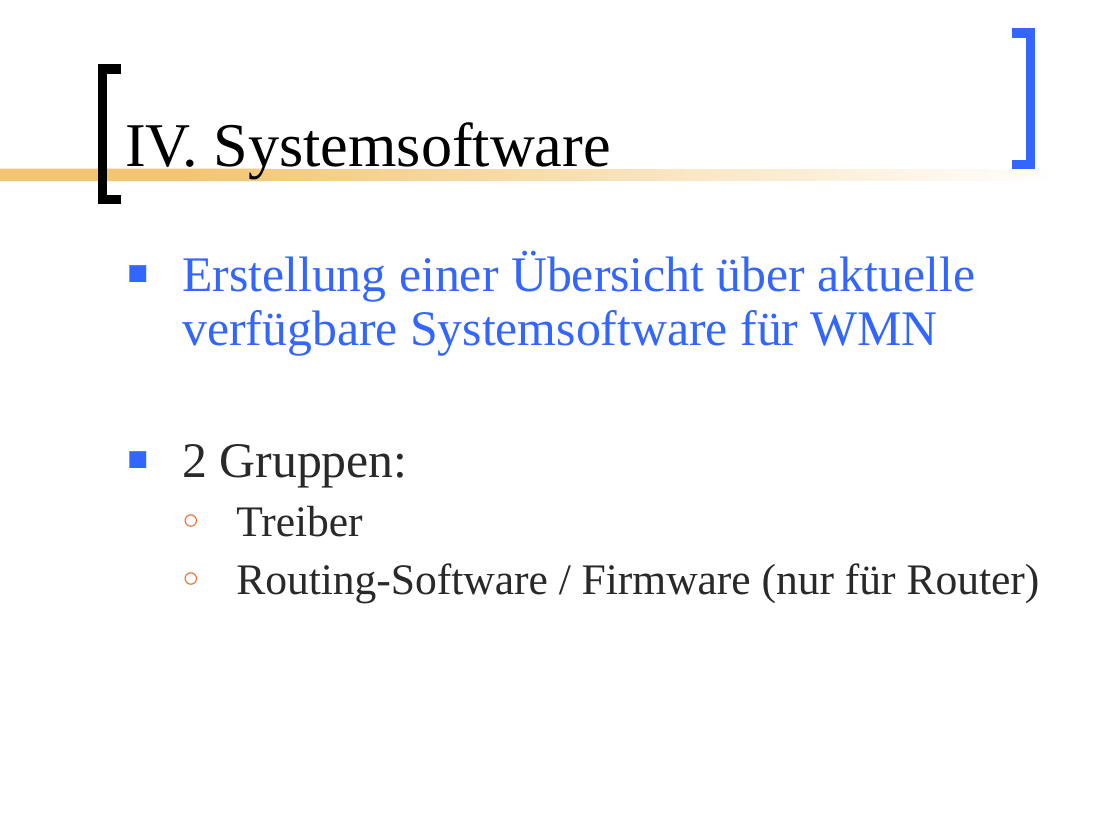
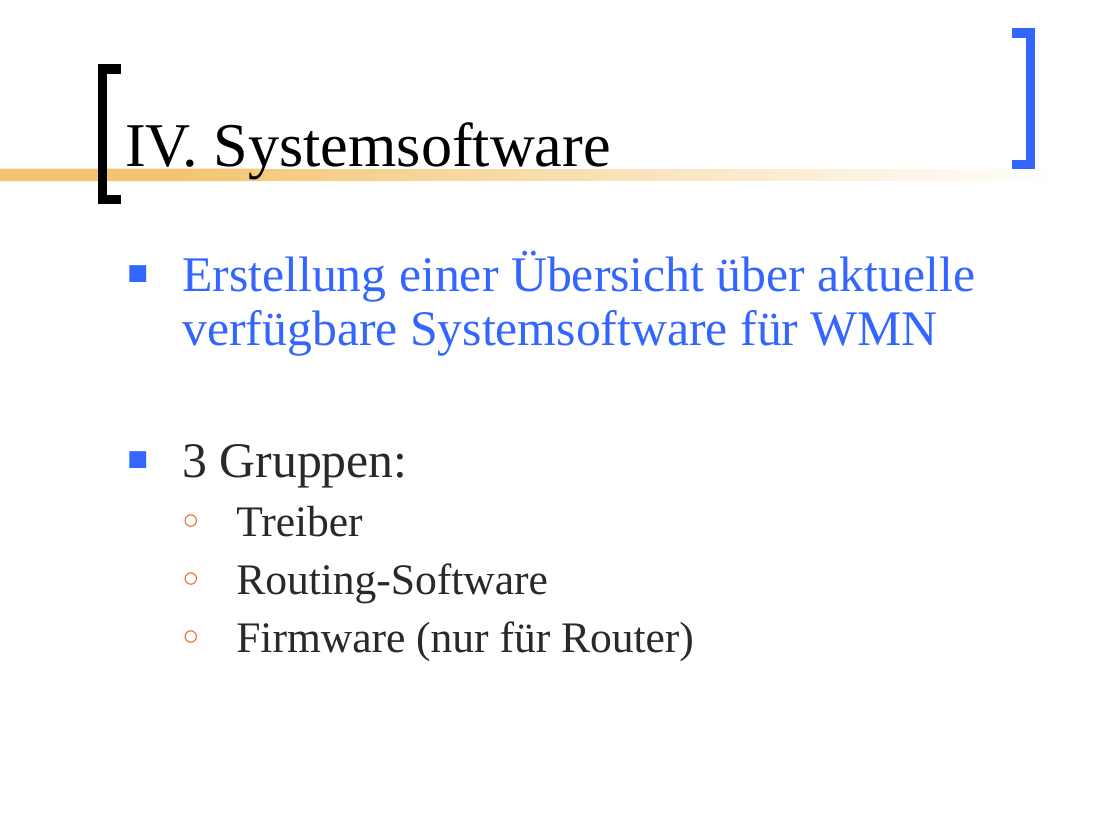
Before and after one commit to BackupTheBerlios/mesh2nexus-svn, a slide deck: slide 16 of documents/folien/Mesh_Vortrag.ppt (slide 17 before the commit). Drawn at 1120x840 pixels with LibreOffice and Linux fonts; fonts in the diff are those of the drawing. Boxes give left, top, right and bottom in pixels: in the first picture for what was removed or moved away, otherwise in the second. Text is boxed around its words. In the diff, an @@ line names an element or a change of style, - is before the commit and + after.

```diff
--- a/documents/folien/Mesh_Vortrag.ppt
+++ b/documents/folien/Mesh_Vortrag.ppt
@@ text at (182,444,408,487): text changed @@
-■ 2 Gruppen:
+■ 3 Gruppen:
@@ text at (236,563,694,661): text changed @@
-  ○ Routing-Software / Firmware (nur für Router)
+  ○ Routing-Software
+  ○ Firmware (nur für Router)
```
Also in this commit, not shown: 14 other slides changed, 1 slide removed.
